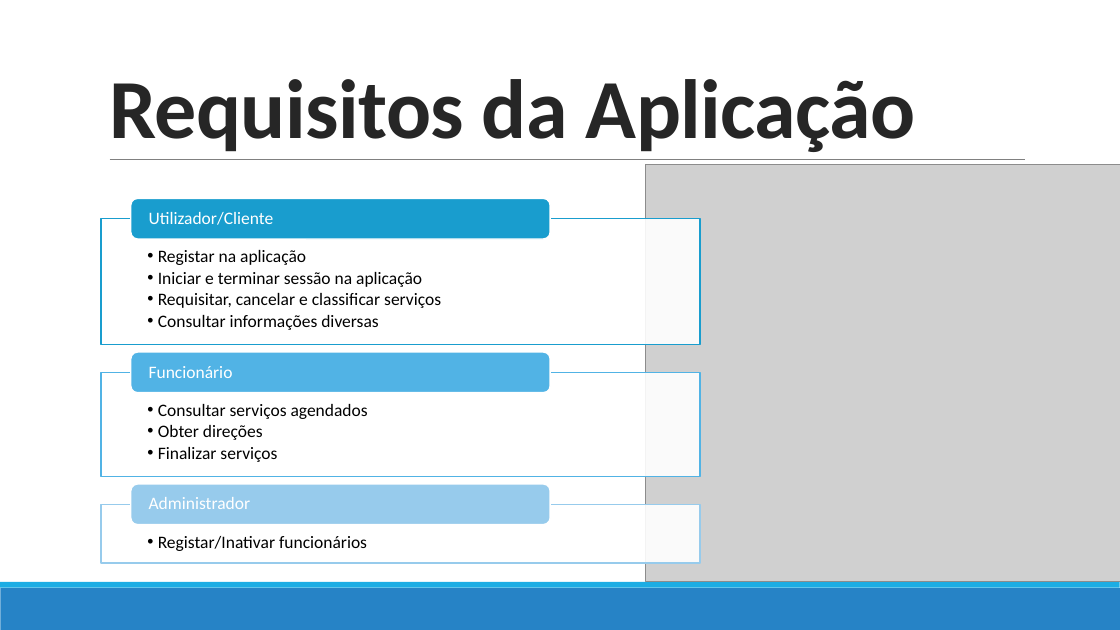
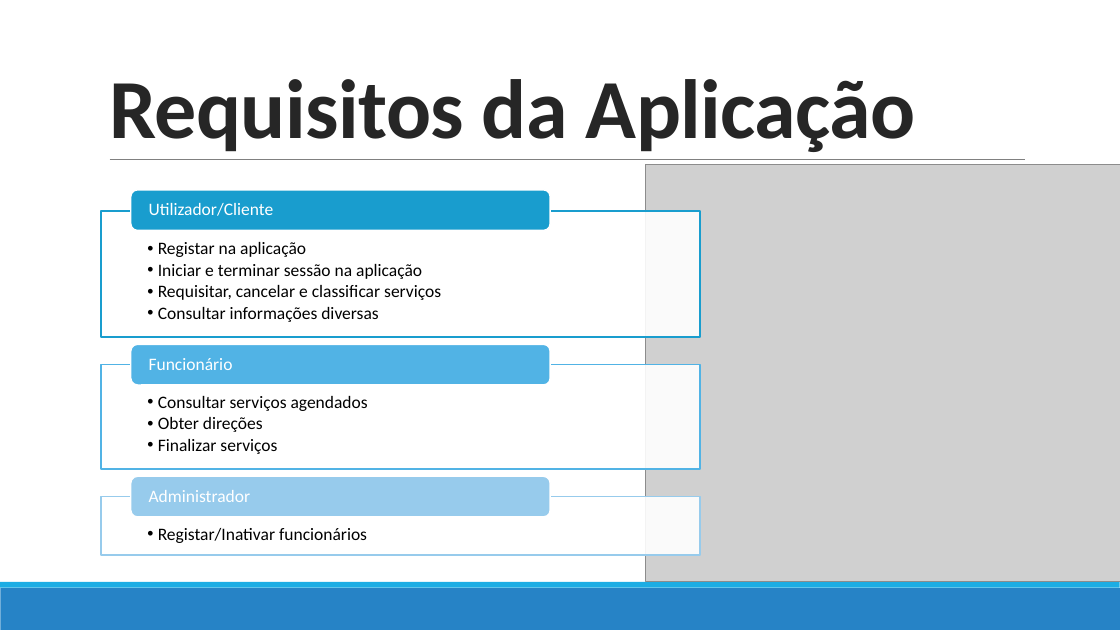
Before and after one commit to ruicalheno133/home-massage, a slide deck: slide 4 of Parte_III/Apresentação 3.pptx. Drawn at 1120x630 pixels with LibreOffice and Linux fonts; fonts in the diff are those of the drawing; grey boxes stand for pictures. Boxes give left, top, right and bottom in pixels: in the first picture for what was removed or moved away, otherwise in the second. Text is boxed around its words. In the diff, an @@ line names an element or a change of style, - is before the commit and + after.

```diff
--- a/Parte_III/Apresentação 3.pptx
+++ b/Parte_III/Apresentação 3.pptx
@@ 3 texts, 3 rounded rectangles moved together from (x1=131, y1=198, x2=550, y2=524) to (x1=131, y1=190, x2=550, y2=517) @@
@@ 3 texts, 3 rectangles moved together from (x1=101, y1=218, x2=700, y2=563) to (x1=101, y1=211, x2=700, y2=555) @@
```
Also in this commit, not shown: 3 other slides changed, 4 slides added, 6 slides removed.
